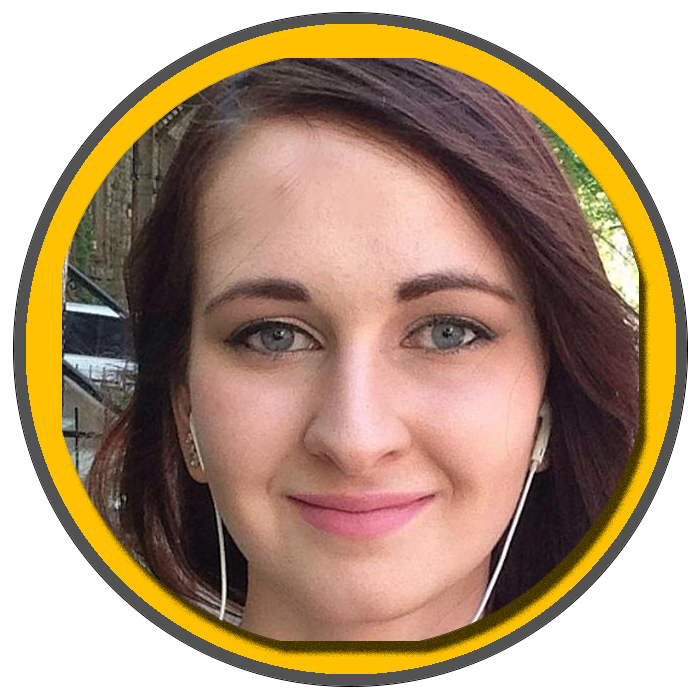
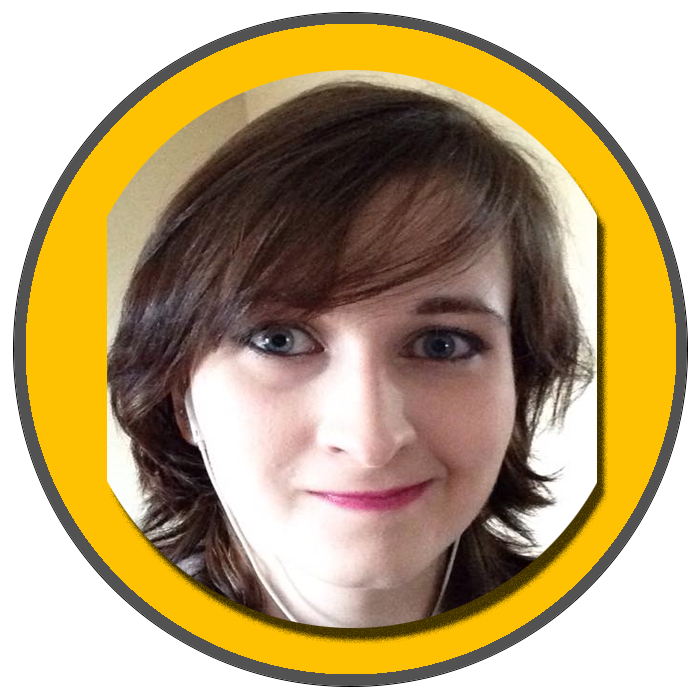
Layers edited between the first and the second 700 × 700 image:
renamed "Layer 1" to "Layer 4", painted on it over 62, 58, 639, 641
